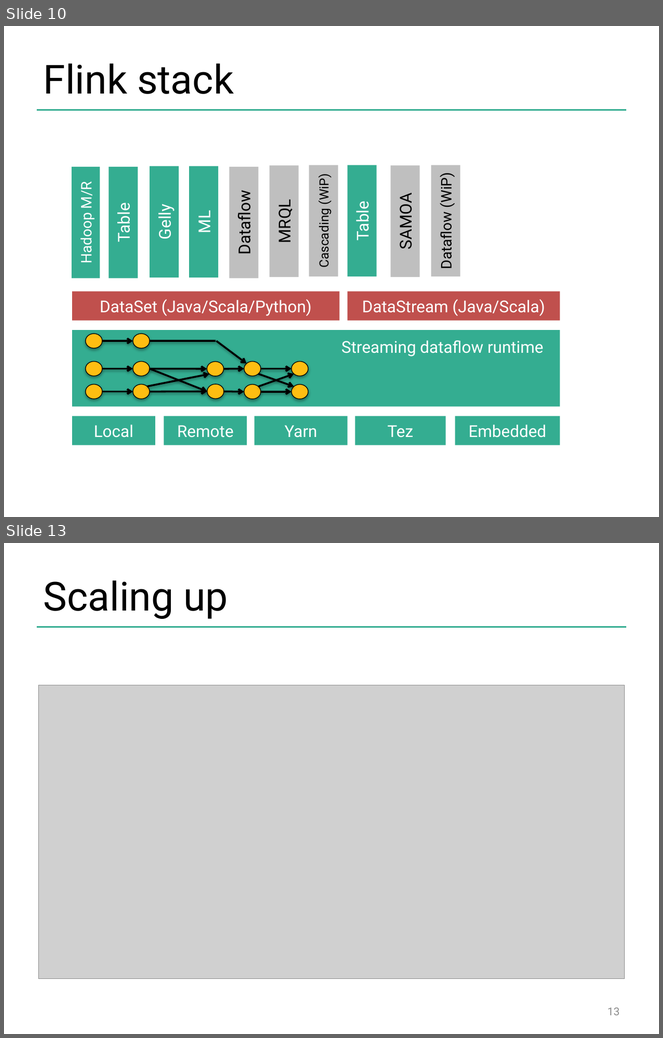
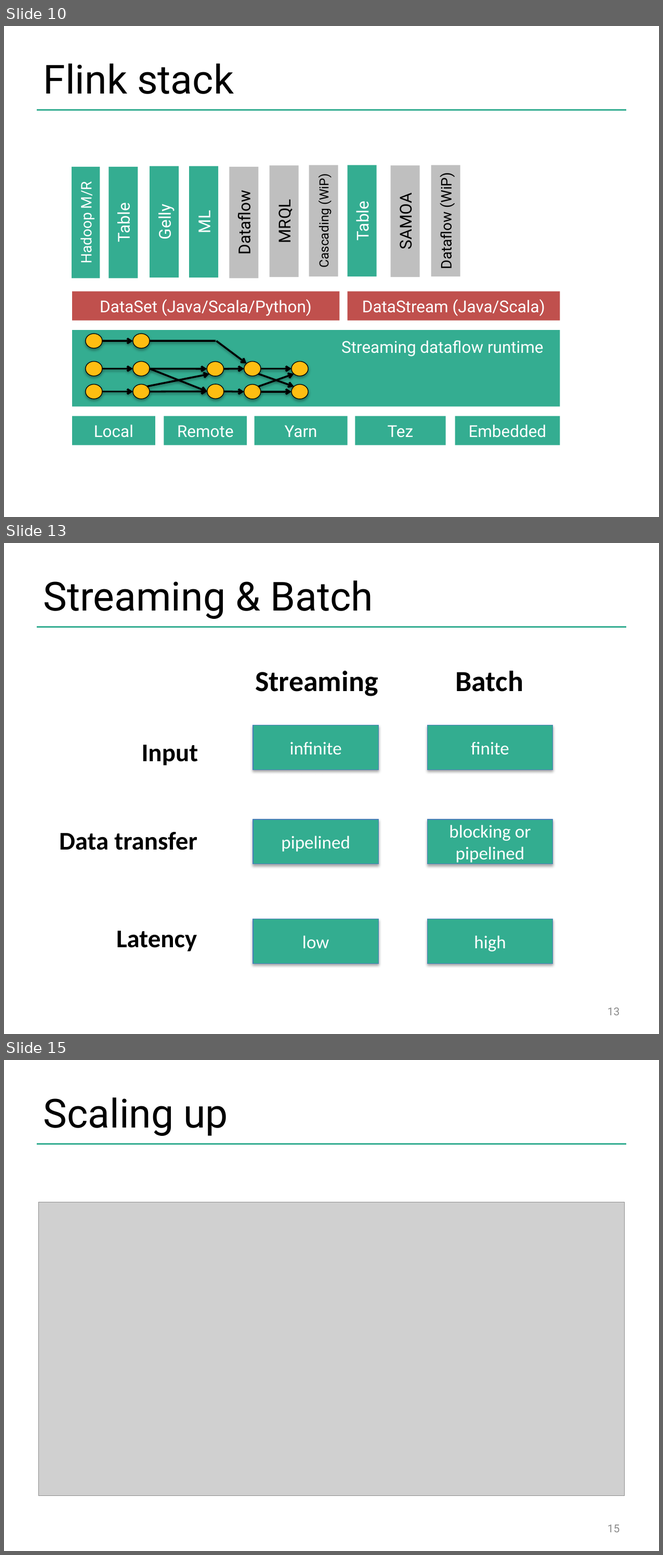
Before and after one commit to dataArtisans/flink-training-web, a slide deck: slides/flink_overview.pptx. Shown one above the other, each under a label of ours: slides 10 and 13 before the commit, slides 10, 13 and 15 after it; the slides between them are not shown. The pictures are 663x1038 and 663x1555 pixels, drawn with LibreOffice and Linux fonts; fonts in the diff are those of the drawing; grey boxes stand for pictures; background and template pictures are left out. Boxes give left, top, right and bottom in pixels: in the first picture for what was removed or moved away, otherwise in the second. Text is boxed around its words. In the diff, an @@ line names an element or a change of style, - is before the commit and + after.

Commit message:
update overview slides for streaming training

```diff
--- a/slides/flink_overview.pptx
+++ b/slides/flink_overview.pptx
@@ slide 13 added at (x1=4, y1=543, x2=659, y2=1034), background #FFFFFF; not listed: 1 template element that a slide beside it also shows @@
@@ title added at (x1=44, y1=580, x2=373, y2=619), 44 pt, text #000000 @@
+Streaming & Batch
@@ text added at (x1=142, y1=745, x2=198, y2=766), 28 pt, text #000000, bold @@
+Input
@@ text added at (x1=59, y1=832, x2=197, y2=850), 28 pt, text #000000, bold @@
+Data transfer
@@ text added at (x1=116, y1=931, x2=197, y2=952), 28 pt, text #000000, bold @@
+Latency
@@ group added at (x1=253, y1=670, x2=379, y2=964): 3 rectangles, 1 text @@
+Streaming
+infinite
+pipelined
+low
@@ group added at (x1=427, y1=670, x2=553, y2=964): 3 rectangles, 1 text @@
+Batch
+finite
+blocking or pipelined
+high
@@ page number added at (x1=608, y1=1008, x2=620, y2=1016), 12 pt, text #8C8C8C @@
+13
@@ what was slide 13 is now slide 15 @@
@@ page number at (x1=608, y1=1525, x2=620, y2=1533): text changed @@
-13
+15
```
Also in this commit, not shown: 6 slides changed, 1 other slide added, 3 slides removed.
